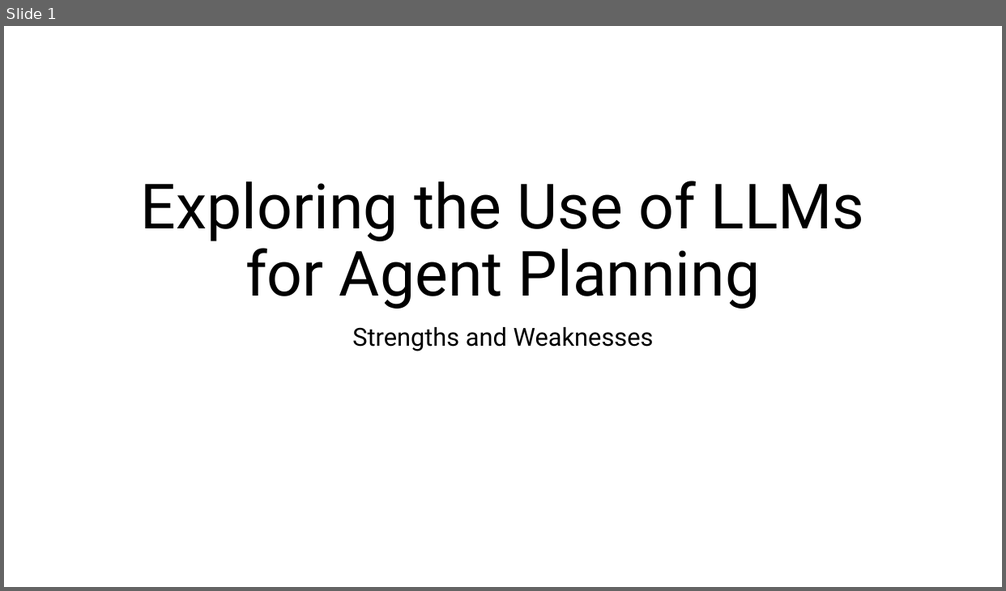
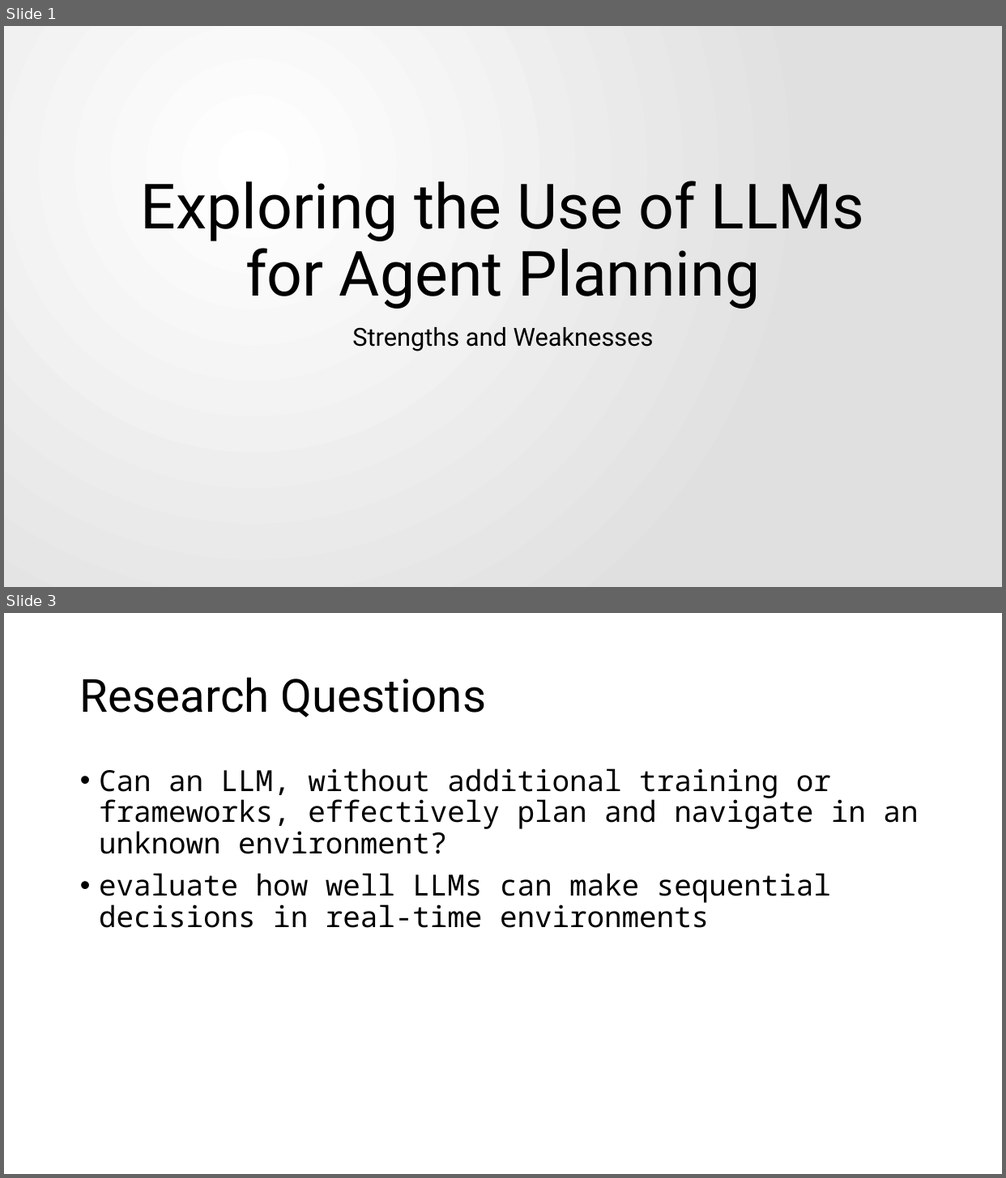
Before and after one commit to davidemodolo/master_thesis, a slide deck: presentation/Exploring the Use of LLMs for Agent Planning.pptx. Shown one above the other, each under a label of ours: slide 1 before the commit, slides 1 and 3 after it; the slides between them are not shown. The pictures are 1006x591 and 1006x1178 pixels, drawn with LibreOffice and Linux fonts; fonts in the diff are those of the drawing. Boxes give left, top, right and bottom in pixels: in the first picture for what was removed or moved away, otherwise in the second. Text is boxed around its words. In the diff, an @@ line names an element or a change of style, - is before the commit and + after.

```diff
--- a/presentation/Exploring the Use of LLMs for Agent Planning.pptx
+++ b/presentation/Exploring the Use of LLMs for Agent Planning.pptx
@@ slide 3 added at (4,613,1002,1174), background #FFFFFF @@
@@ title added at (80,677,487,717), 44 pt, text #000000 @@
+Research Questions
@@ text added at (99,769,918,928), 28 pt, text #000000 @@
+• Can an LLM, without additional training or frameworks, effectively plan and navigate in an unknown environment?
+• evaluate how well LLMs can make sequential decisions in real-time environments
@@ slide 1 changed as well @@
@@ background #FFFFFF to gradient #FFFFFF to #E1E1E1 @@
```
Also in this commit, not shown: 5 other slides added, 3 other files.
